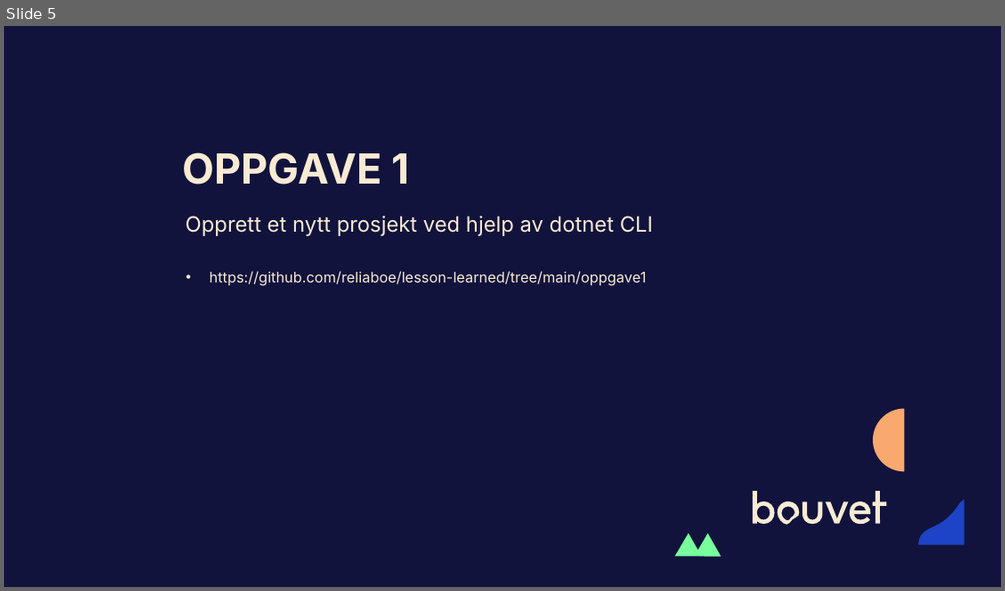
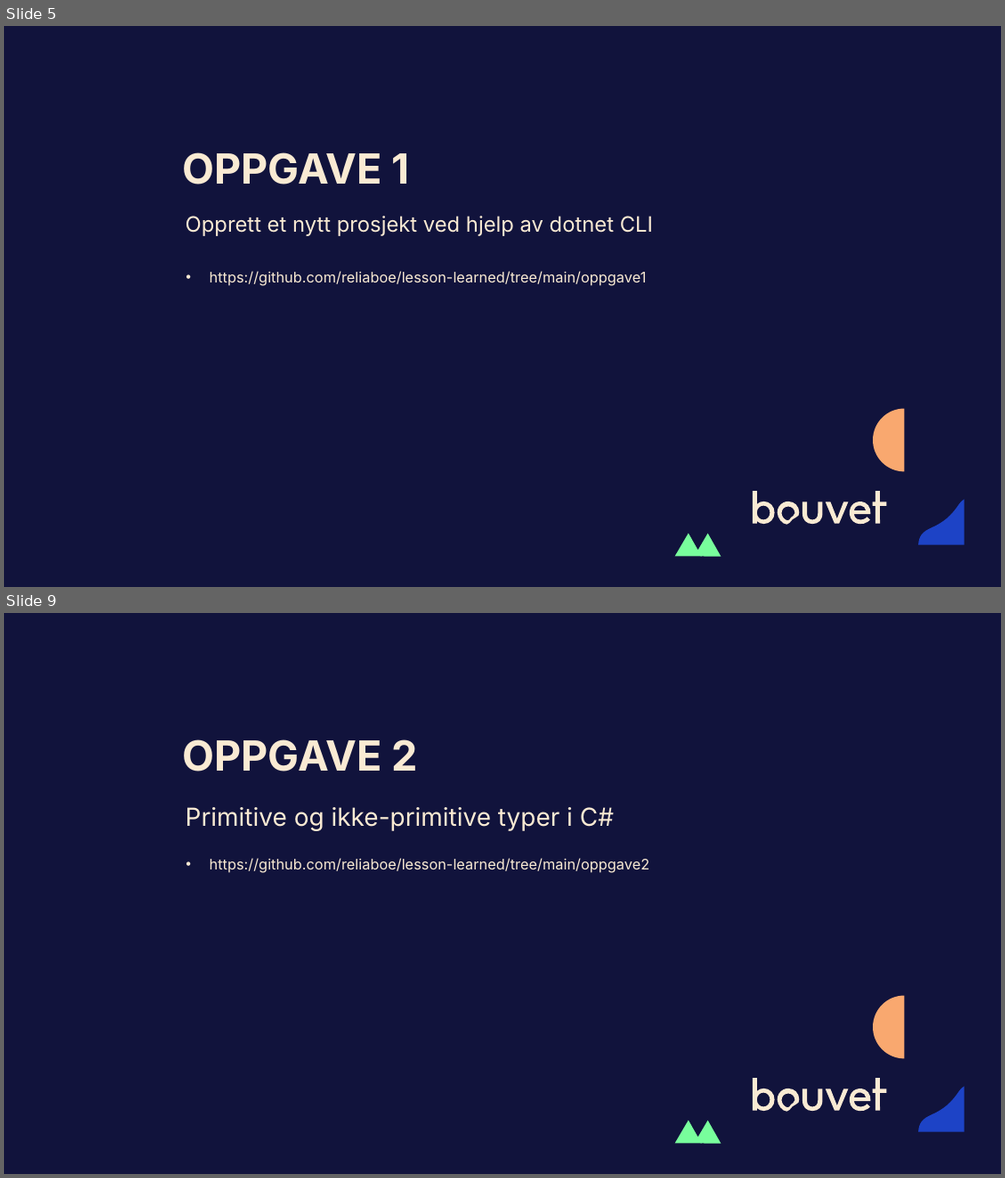
Before and after one commit to reliaboe/lesson-learned, a slide deck: presentasjon.pptx. Shown one above the other, each under a label of ours: slide 5 before the commit, slides 5 and 9 after it; the slides between them are not shown. The pictures are 1005x591 and 1005x1178 pixels, drawn with LibreOffice and Linux fonts; fonts in the diff are those of the drawing. Boxes give left, top, right and bottom in pixels: in the first picture for what was removed or moved away, otherwise in the second. Text is boxed around its words. In the diff, an @@ line names an element or a change of style, - is before the commit and + after.

Commit message:
Typer, klasser og objekter

```diff
--- a/presentasjon.pptx
+++ b/presentasjon.pptx
@@ slide 9 added at <box>4,613,1001,1174</box>, background #11133C; not listed: 5 template elements that a slide beside it also shows @@
@@ title added at <box>182,739,418,771</box>, 40 pt, text #F9EAD3, bold @@
+OPPGAVE 2
@@ text added at <box>186,807,614,831</box>, 24 pt, text #F9EAD3 @@
+Primitive og ikke-primitive typer i C#
@@ text added at <box>210,858,650,873</box>, 14 pt, text #F9EAD3 @@
+• https://github.com/reliaboe/lesson-learned/tree/main/oppgave2
```
Also in this commit, not shown: 1 slide changed, 7 other slides added, 8 other files.
